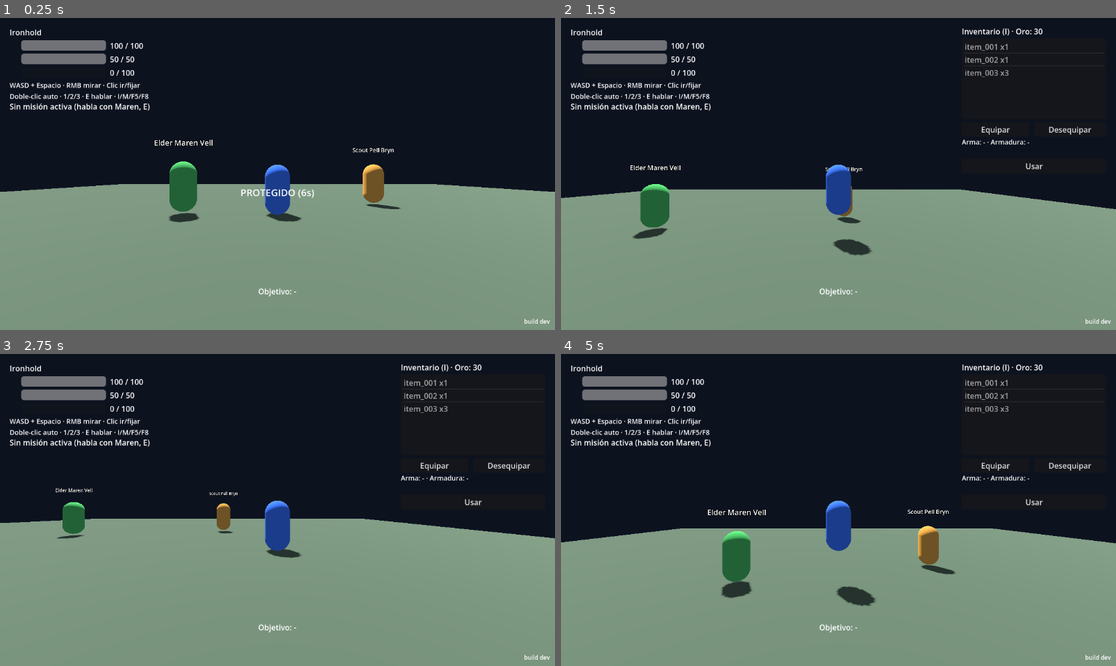
Above: before the commit, frames 1-4 (two rows, left to right).
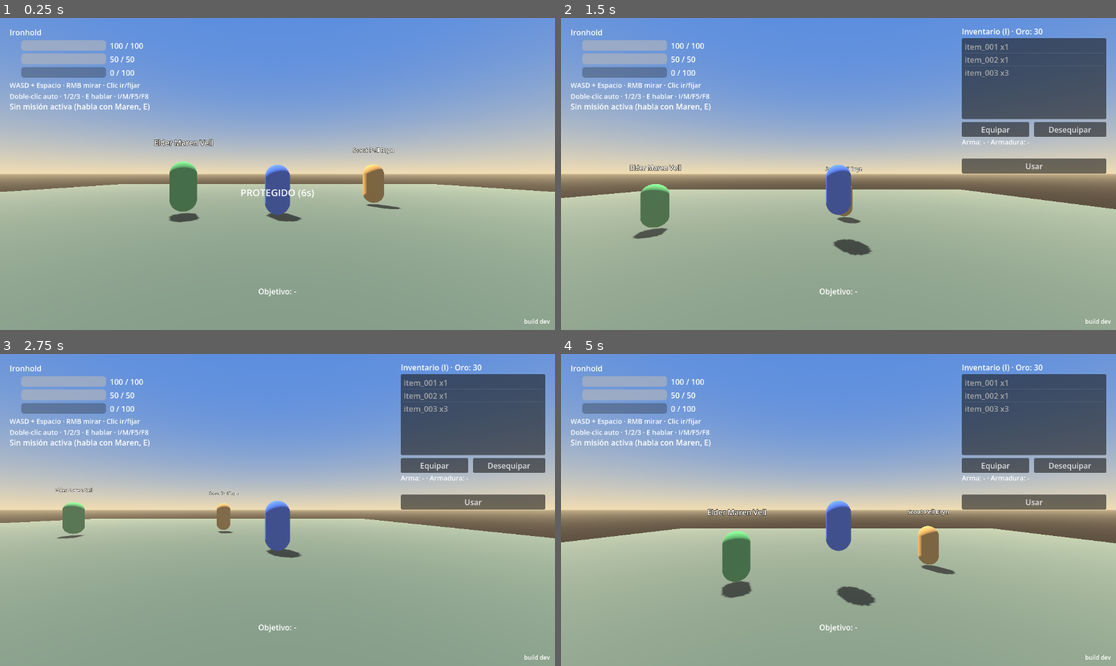
Above: after the commit, the same moments.

Repository: yojananyosef/flyff-reforged
Game: Godot game, scene res://scenes/main.tscn
Two runs of this game, one before a commit and one after it. Both use one fixed random seed, a clock stepped at 60 frames per second and the inputs below.
Inputs (mouse positions are in pixels of both pictures, inside the frame that each line leads up to):
- Up to frame 1 (0.25 s): no input
- Up to frame 2 (1.5 s): tap Enter at 0.5 s; move the mouse to (960, 158) at 0.52 s; hold D (move_right) 0.53-1.28 s; tap M at 0.6 s; click (960, 158) at 0.67 s; tap Space (jump) at 0.77 s; move the mouse to (727, 189) at 1.27 s; hold S (move_back) from 1.28 s (still down); tap I at 1.35 s
- Up to frame 3 (2.75 s): tap Space (jump) at 1.52 s; move the mouse to (333, 441) at 2.02 s; release S (move_back) at 2.03 s; hold D (move_right) from 2.03 s (still down); tap E at 2.1 s
- Up to frame 4 (5 s): move the mouse to (810, 572) at 2.77 s; release D (move_right) at 2.78 s; hold W (move_forward) 2.78-3.53 s; tap 1 at 2.85 s; click (810, 572) at 2.92 s; tap Space (jump) at 3.02, 3.77, 4.52 s; move the mouse to (1005, 556) at 3.52 s; hold A (move_left) from 3.53 s (still down); tap 2 at 3.6 s; move the mouse to (672, 463) at 4.27 s; tap 3 at 4.35 s

The runs differ from the first frame. In frame 1, 72% of the frame differs, in the area x 0-100%, y 0-82%; in frame 2, 88%; in frame 3, 72%; in frame 4, 94%, in the area x 0-100%, y 0-100%.

Commit message:
feat: cielo diurno aethermere-day-sky (procedural + niebla sin tapar el cielo)

Diff:
--- a/godot_project/scenes/main.tscn
+++ b/godot_project/scenes/main.tscn
@@ -5,12 +5,25 @@
 [ext_resource type="Script" path="res://scripts/hud.gd" id="3"]
 [ext_resource type="Script" path="res://scripts/dialogue_panel.gd" id="4"]
 
+[sub_resource type="ProceduralSkyMaterial" id="sky_mat"]
+sky_top_color = Color(0.35, 0.55, 0.88, 1)
+sky_horizon_color = Color(0.95, 0.87, 0.7, 1)
+ground_bottom_color = Color(0.35, 0.3, 0.24, 1)
+ground_horizon_color = Color(0.78, 0.7, 0.55, 1)
+
+[sub_resource type="Sky" id="sky"]
+sky_material = SubResource("sky_mat")
+
 [sub_resource type="Environment" id="sky_env"]
-background_mode = 1
-background_color = Color(0.05, 0.07, 0.12, 1)
+background_mode = 2
+sky = SubResource("sky")
 ambient_light_source = 2
 ambient_light_color = Color(0.6, 0.65, 0.75, 1)
 ambient_light_energy = 0.7
+fog_enabled = true
+fog_light_color = Color(0.9, 0.85, 0.72, 1)
+fog_density = 0.008
+fog_sky_affect = 0.0
 
 [sub_resource type="StandardMaterial3D" id="ground_mat"]
 albedo_color = Color(0.32, 0.38, 0.3, 1)
Not shown, added: openspec/changes/aethermere-day-sky/.openspec.yaml
Not shown, added: openspec/changes/aethermere-day-sky/design.md
Not shown, added: openspec/changes/aethermere-day-sky/proposal.md
Not shown, added: openspec/changes/aethermere-day-sky/specs/day-sky/spec.md
Not shown, added: openspec/changes/aethermere-day-sky/tasks.md
